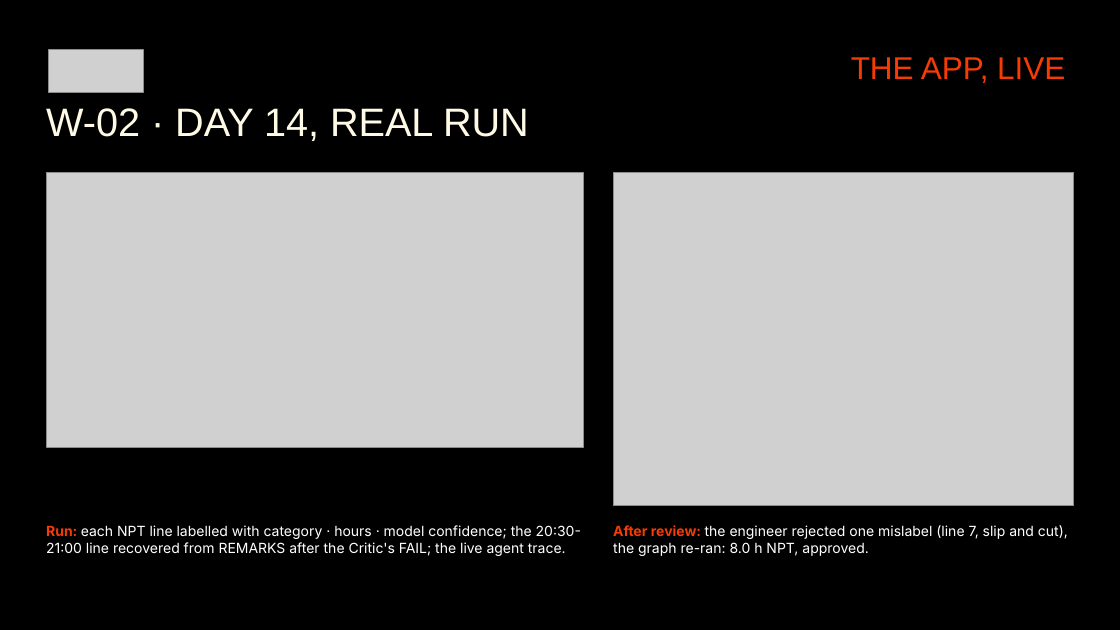
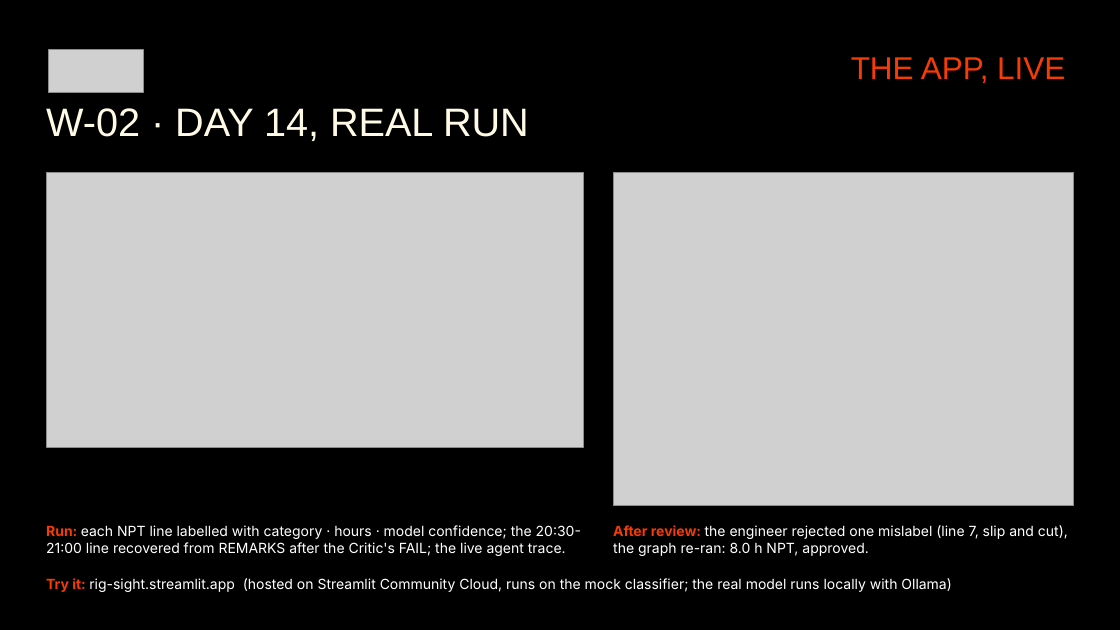
Before and after one commit to ranjanvrma/rig-sight, a slide deck: slide 14 of submission/Rig_Sight_CA3_Presentation.pptx. Drawn at 1120x630 pixels with LibreOffice and Linux fonts; fonts in the diff are those of the drawing; grey boxes stand for pictures. Boxes give left, top, right and bottom in pixels: in the first picture for what was removed or moved away, otherwise in the second. Text is boxed around its words. In the diff, an @@ line names an element or a change of style, - is before the commit and + after.

```diff
--- a/submission/Rig_Sight_CA3_Presentation.pptx
+++ b/submission/Rig_Sight_CA3_Presentation.pptx
@@ text added at box(46, 578, 951, 592), 12 pt, text #FFFFFF @@
+Try it: rig-sight.streamlit.app (hosted on Streamlit Community Cloud, runs on the mock classifier; the real model runs locally with Ollama)
```
Also in this commit, not shown: 4 other files.
